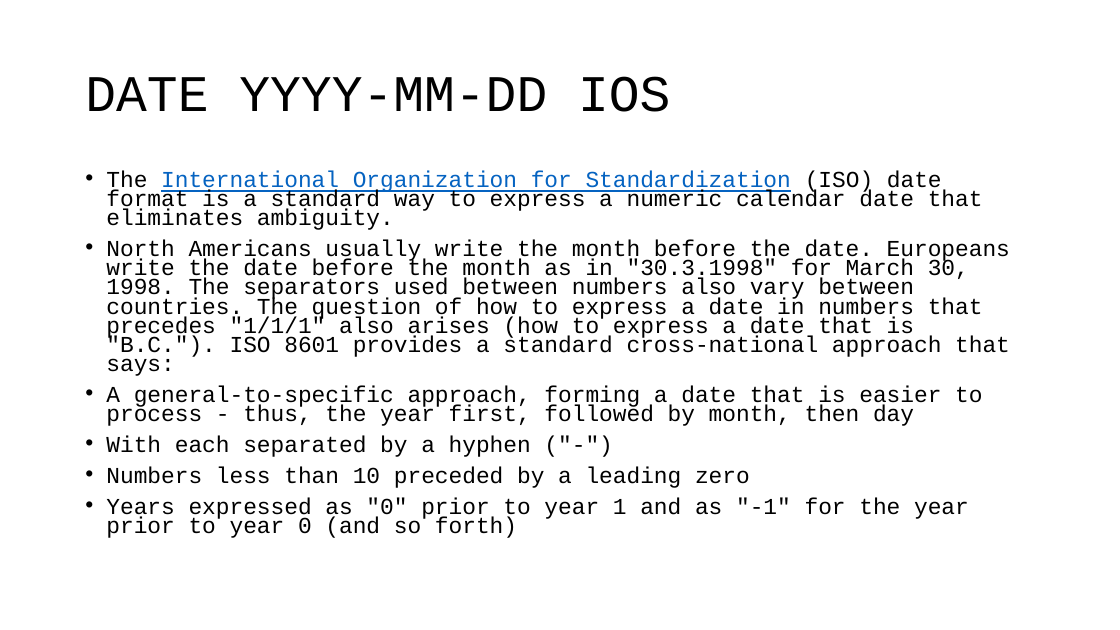
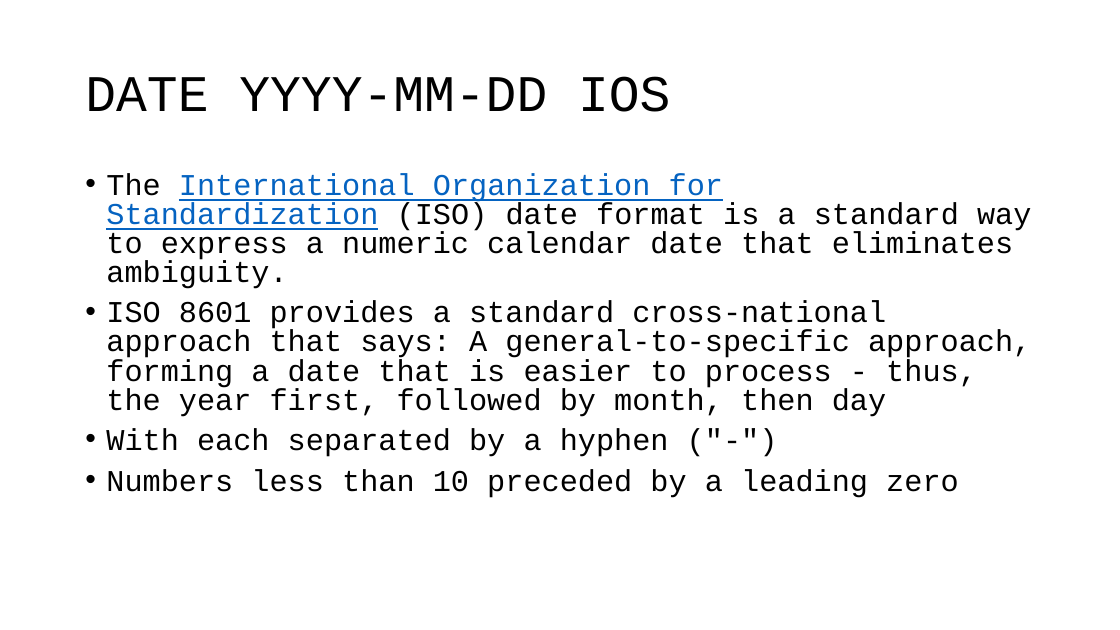
Before and after one commit to VadimAcosta/timestamps_and_intervals, a slide deck: slide 3 of times_and_dates.pptx (slide 4 before the commit). Drawn at 1120x630 pixels with LibreOffice and Linux fonts; fonts in the diff are those of the drawing. Boxes give left, top, right and bottom in pixels: in the first picture for what was removed or moved away, otherwise in the second. Text is boxed around its words. In the diff, an @@ line names an element or a change of style, - is before the commit and + after.

```diff
--- a/times_and_dates.pptx
+++ b/times_and_dates.pptx
@@ text at [106,173,1031,498]: size 19.6 to 25.9 pt in "The International Organization for Standardization (ISO) dat ...", "With each separated by a hyphen ("-")", "Numbers less than 10 preceded by a ..."; line spacing 0.7 to 0.8 @@
@@ text at [106,301,1031,417]: text changed; size 19.6 to 25.9 pt @@
-• North Americans usually write the month before the date. Europeans write the date before the month as in "30.3.1998" for March 30, 1998. The separators used between numbers also vary between countries. The question of how to express a date in numbers that precedes "1/1/1" also arises (how to express a date that is "B.C."). ISO 8601 provides a standard cross-national approach that says:
-• A general-to-specific approach, forming a date that is easier to process - thus, the year first, followed by month, then day
+• ISO 8601 provides a standard cross-national approach that says: A general-to-specific approach, forming a date that is easier to process - thus, the year first, followed by month, then day
@@ text at [106,497,969,538]: paragraph removed @@
-• Years expressed as "0" prior to year 1 and as "-1" for the year prior to year 0 (and so forth)
```
Also in this commit, not shown: 7 other slides changed, 15 slides added, 2 slides removed.
